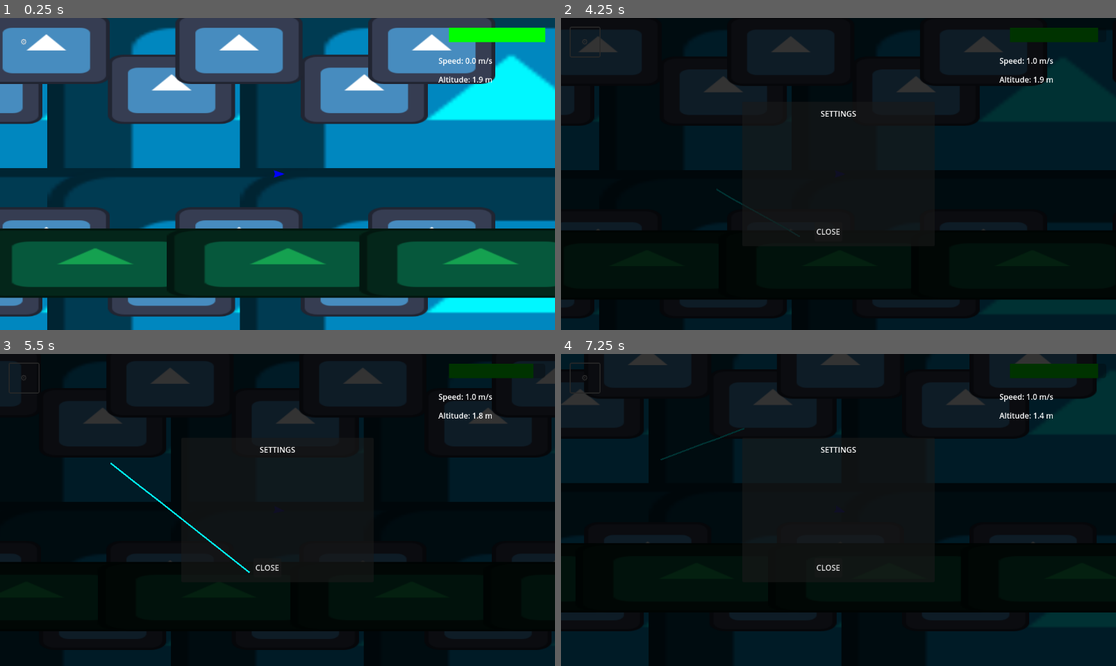
Above: before the commit, frames 1-4 (two rows, left to right).
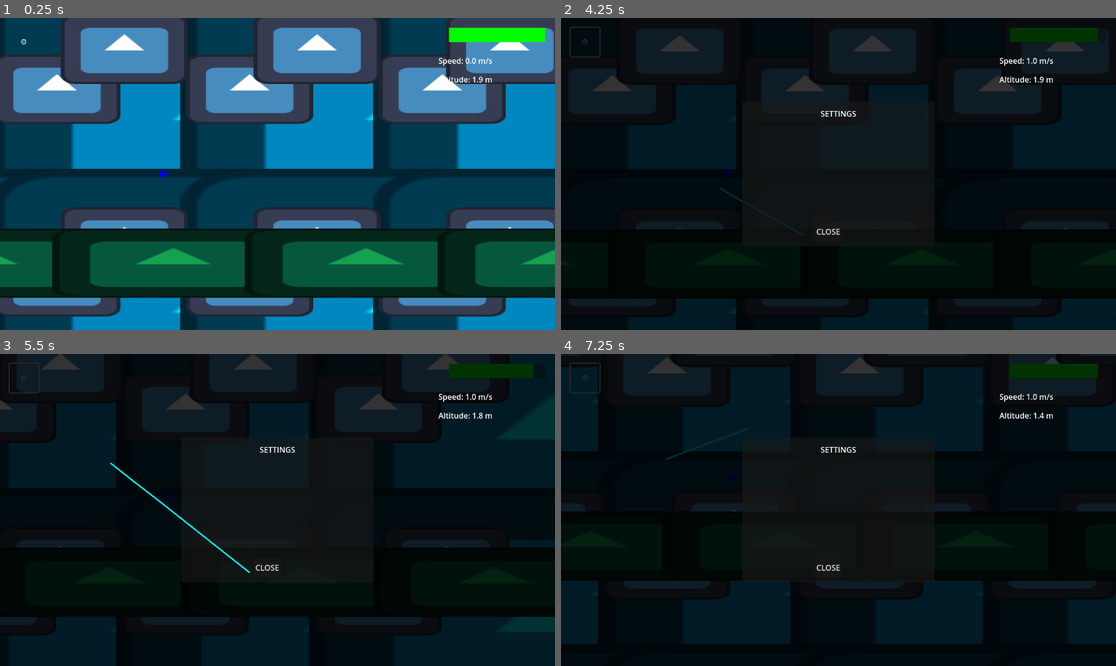
Above: after the commit, the same moments.

Repository: STUDIO-SINOKAYO/planegame
Game: Godot game, scene res://Scenes/level.tscn
Same seed, same stepped clock (60 frames per second), same inputs: the game is played once before the commit and once after it. The engine's default icon, where the game draws it, is replaced by a stand-in: a white triangle on a blue panel in a dark square.
Inputs (mouse positions are in pixels of both pictures, inside the frame that each line leads up to):
- Up to frame 1 (0.25 s): no input
- Up to frame 2 (4.25 s): click "⚙️" at 0.5 s; click "⚙️" at 1.25 s; click "⚙️" at 2 s; tap Enter at 2.75 s; move the mouse to (960, 158) at 2.77 s; click (960, 158) at 2.92 s; tap Space at 3.5 s; drag from (727, 189) to (810, 236) at 3.52 s
- Up to frame 3 (5.5 s): move the mouse to (333, 441) at 4.27 s; click (333, 441) at 4.42 s; drag from (249, 572) to (111, 463) at 5.02 s
- Up to frame 4 (7.25 s): move the mouse to (1005, 556) at 5.77 s; click (1005, 556) at 5.92 s; drag from (672, 463) to (755, 432) at 6.52 s

The runs differ from the first frame. In frame 1, 59% of the frame differs, in the area x 0-100%, y 0-100%; in frame 2, 8.8%; in frame 3, 12%; in frame 4, 17%.

Commit message:
no more loop suction radius because the loop size is the loop radius

Diff:
--- a/Scenes/level.tscn
+++ b/Scenes/level.tscn
@@ -14,7 +14,7 @@
 
 [node name="Sprite2D" type="Sprite2D" parent="Parallax2D"]
 modulate = Color(0, 0.966667, 1, 1)
-position = Vector2(557, 285.5)
+position = Vector2(671, 286)
 scale = Vector2(8.79687, 4.53906)
 texture = ExtResource("2_81xng")
 
@@ -42,14 +42,17 @@
 [node name="Plane" type="CharacterBody2D" parent="."]
 position = Vector2(72, 407)
 script = ExtResource("2_6phgx")
-base_speed = 100.0
-gravity = 9.8
+loop_suction_strength = 30.0
+loop_acceleration = 800.0
 
 [node name="PlaneVisual" type="Polygon2D" parent="Plane"]
 color = Color(0, 0, 1, 1)
 polygon = PackedVector2Array(15, 0, -8, 8, -5, 0, -8, -8)
 
 [node name="Camera2D" type="Camera2D" parent="Plane"]
+position = Vector2(238, 0)
+position_smoothing_enabled = true
+position_smoothing_speed = 10.0
 
 [node name="UI" type="CanvasLayer" parent="."]
 
--- a/Scripts/Plane.gd
+++ b/Scripts/Plane.gd
@@ -2,8 +2,8 @@
 class_name PlayerPlane
 
 # Tunable physics parameters - mess with these in the editor
-@export var base_speed: float = 50.0           # How fast plane moves right
-@export var gravity: float = 30.0              # Gentle downward pull for paper airplane
+@export var base_speed: float = 100.0           # How fast plane moves right
+@export var gravity: float = 9.8              # Gentle downward pull for paper airplane
 @export var loop_speed_multiplier: float = 50.0 # UNUSED - kept for compatibility, speed no longer changes
 @export var rotation_speed: float = 10.0         # How fast plane rotates to face movement
 @export var wind_influence_radius: float = 100.0 # How close to loop paths to feel wind forces
@@ -11,7 +11,7 @@
 
 # Wind vortex parameters - controls how loops affect plane movement
 @export var loop_suction_radius: float = 100.0  # How close to loop centers before they start pulling the plane in
-@export var loop_suction_strength: float = 30.0  # How hard loops suck the plane toward their centers (gentle so it doesn't go crazy)
+@export var loop_suction_strength: float = 300.0  # How hard loops suck the plane toward their centers (gentle so it doesn't go crazy)
 @export var loop_acceleration: float = 80.0      # How hard loops push the plane toward the next loop in the chain (also gentle)
 
 # Game state variables
@@ -95,9 +95,18 @@
 			if loop_path.size() < 3:  # Skip broken loops with too few points
 				continue
 
+			# Calculate this loop's actual size by finding the furthest point from center
+			var loop_radius = 0.0
+			for point in loop_path:
+				var distance_from_center = point.distance_to(loop_center)
+				loop_radius = max(loop_radius, distance_from_center)
+
+			# Use the actual loop size as the suction radius (with a minimum for very small loops)
+			var this_loop_suction_radius = max(loop_radius, 50.0)  # At least 50 units minimum
+
 			# Check if plane is close enough to this loop to feel its effects
 			var distance_to_center = global_position.distance_to(loop_center)
-			if distance_to_center < loop_suction_radius:
+			if distance_to_center < this_loop_suction_radius:
 				# Apply wind forces if plane is within the influence zone
 				if distance_to_center < wind_influence_radius:
 					# Get the direction this loop should push the plane (toward the next loop)
@@ -110,7 +119,7 @@
 					var path_strength = 1.0 - (distance_to_center / wind_influence_radius)
 					path_strength = path_strength * path_strength  # Square it for smooth falloff
 
-					var center_strength = 1.0 - (distance_to_center / loop_suction_radius)
+					var center_strength = 1.0 - (distance_to_center / this_loop_suction_radius)
 					center_strength = center_strength * center_strength  # Square it for smooth falloff
 
 					# Force 1: Suction toward the loop center (creates the vortex effect)
